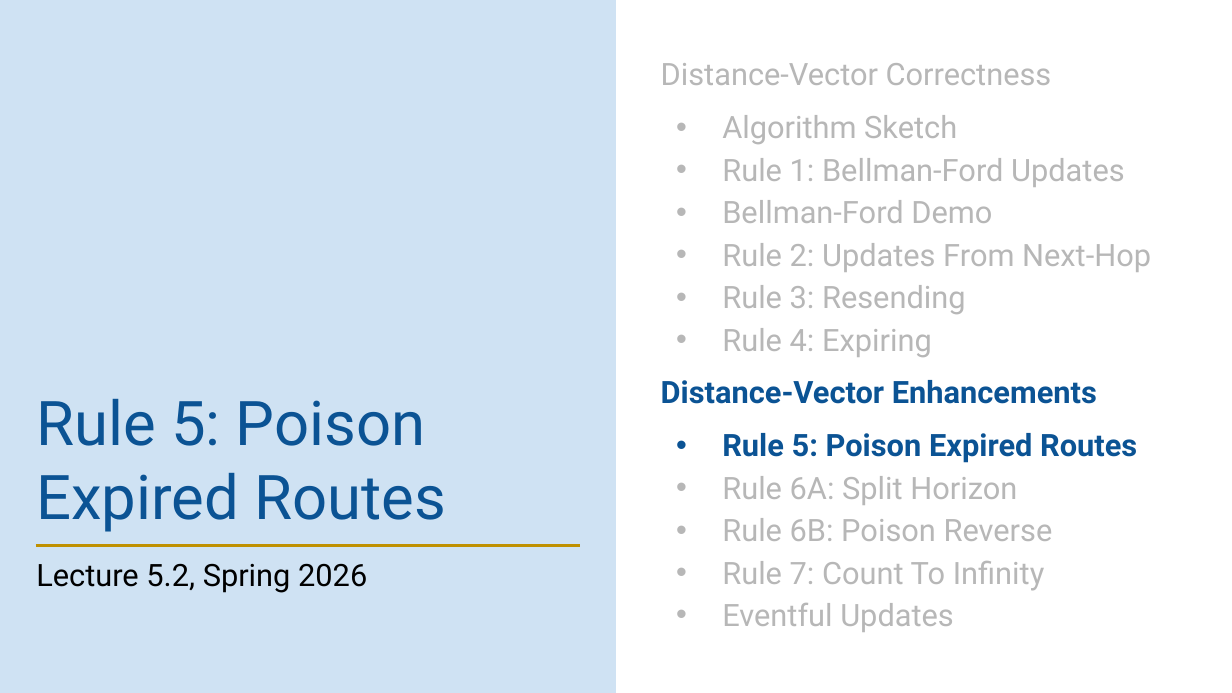
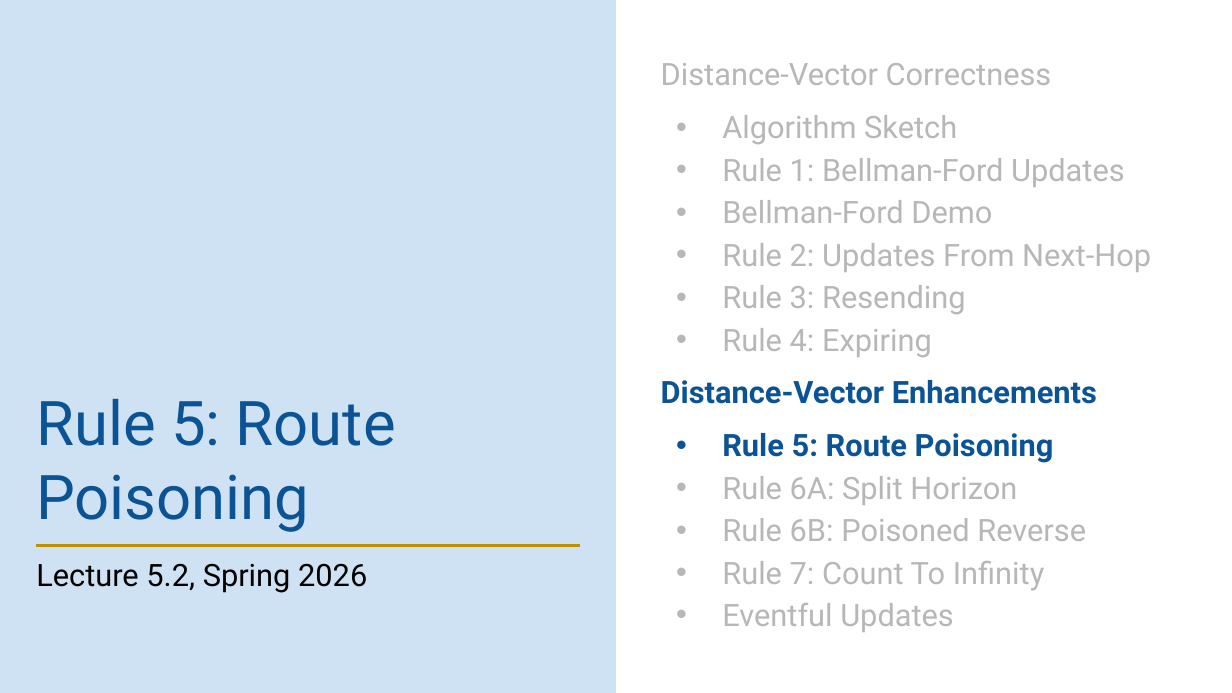
Before and after one commit to guhofstra/CSC175Sp26, a slide deck: slide 52 of PPTs/Lecture 5.2 - Distance-Vector.pptx. Drawn at 1232x693 pixels with LibreOffice and Linux fonts; fonts in the diff are those of the drawing. Boxes give left, top, right and bottom in pixels: in the first picture for what was removed or moved away, otherwise in the second. Text is boxed around its words. In the diff, an @@ line names an element or a change of style, - is before the commit and + after.

```diff
--- a/PPTs/Lecture 5.2 - Distance-Vector.pptx
+++ b/PPTs/Lecture 5.2 - Distance-Vector.pptx
@@ title at [36, 399, 396, 532]: text changed @@
-Rule 5: Poison Expired Routes
+Rule 5: Route Poisoning
@@ text at [722, 433, 1054, 463]: text changed @@
-• Rule 5: Poison Expired Routes
+• Rule 5: Route Poisoning
@@ text at [722, 518, 1086, 541]: text changed @@
-• Rule 6B: Poison Reverse
+• Rule 6B: Poisoned Reverse
```
Also in this commit, not shown: 21 other slides changed, 7 other files.
